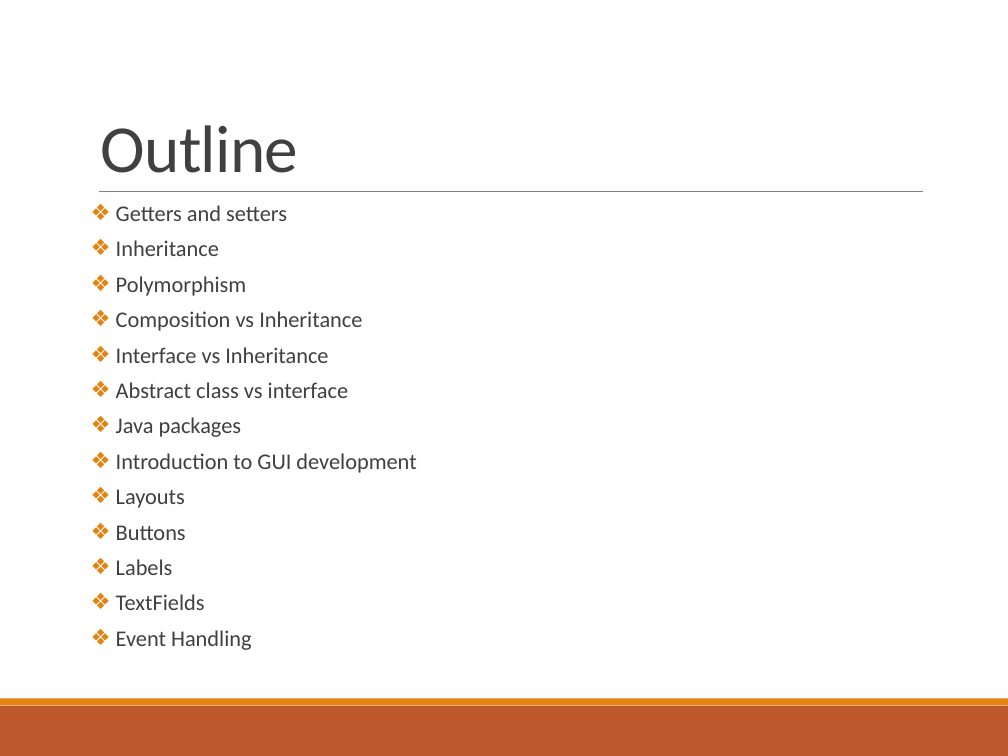
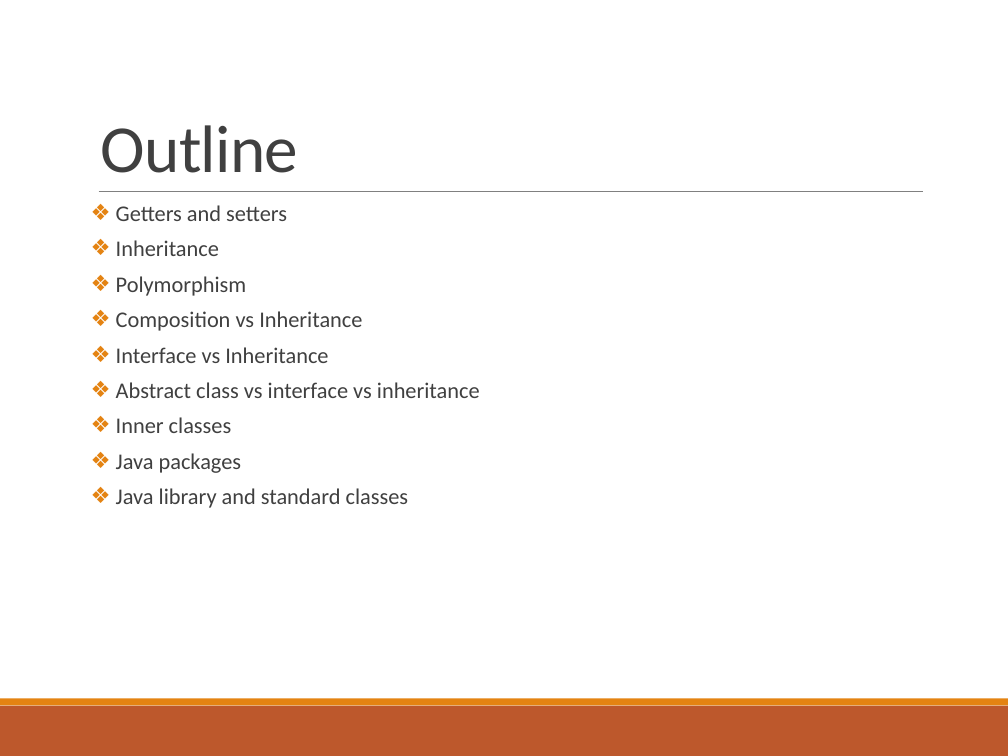
Before and after one commit to deeperj/dillinger, a slide deck: slide 2 of thesis/ukapp2/wqu_isc/sofware_design/Lesson 4 - Java.pptx. Drawn at 1008x756 pixels with LibreOffice and Linux fonts; fonts in the diff are those of the drawing. Boxes give left, top, right and bottom in pixels: in the first picture for what was removed or moved away, otherwise in the second. Text is boxed around its words. In the diff, an @@ line names an element or a change of style, - is before the commit and + after.

Commit message:
java05

```diff
--- a/thesis/ukapp2/wqu_isc/sofware_design/Lesson 4 - Java.pptx
+++ b/thesis/ukapp2/wqu_isc/sofware_design/Lesson 4 - Java.pptx
@@ text at (x1=116, y1=382, x2=480, y2=433): text changed @@
-❖ Abstract class vs interface
+❖ Abstract class vs interface vs inheritance
+❖ Inner classes
@@ text at (x1=116, y1=488, x2=409, y2=508): text changed @@
-❖ Introduction to GUI development
-❖ Layouts
-❖ Buttons
-❖ Labels
-❖ TextFields
-❖ Event Handling
+❖ Java library and standard classes
```
Also in this commit, not shown: 1 other slide changed, 33 slides added, 5 other files.
